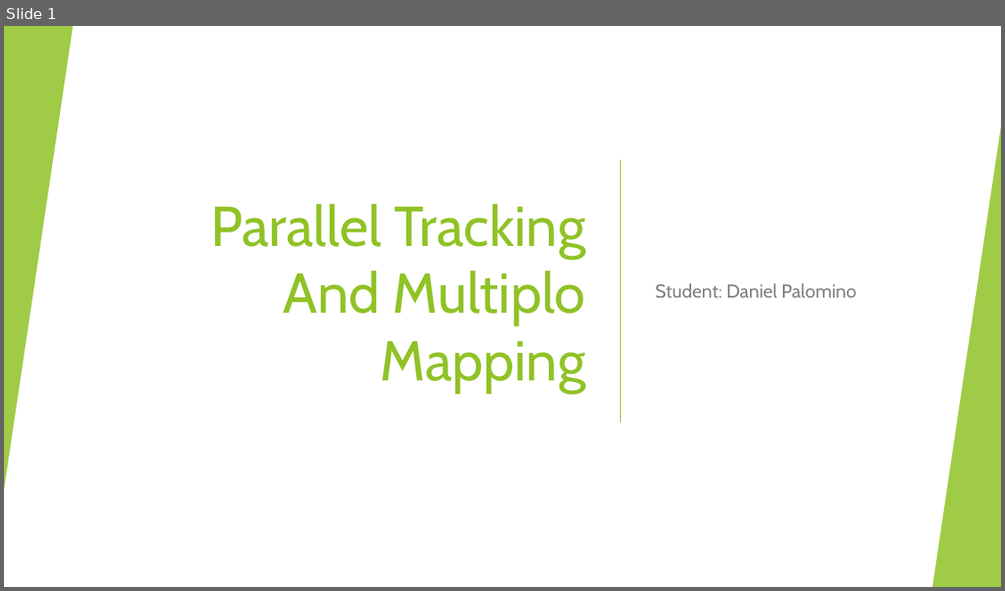
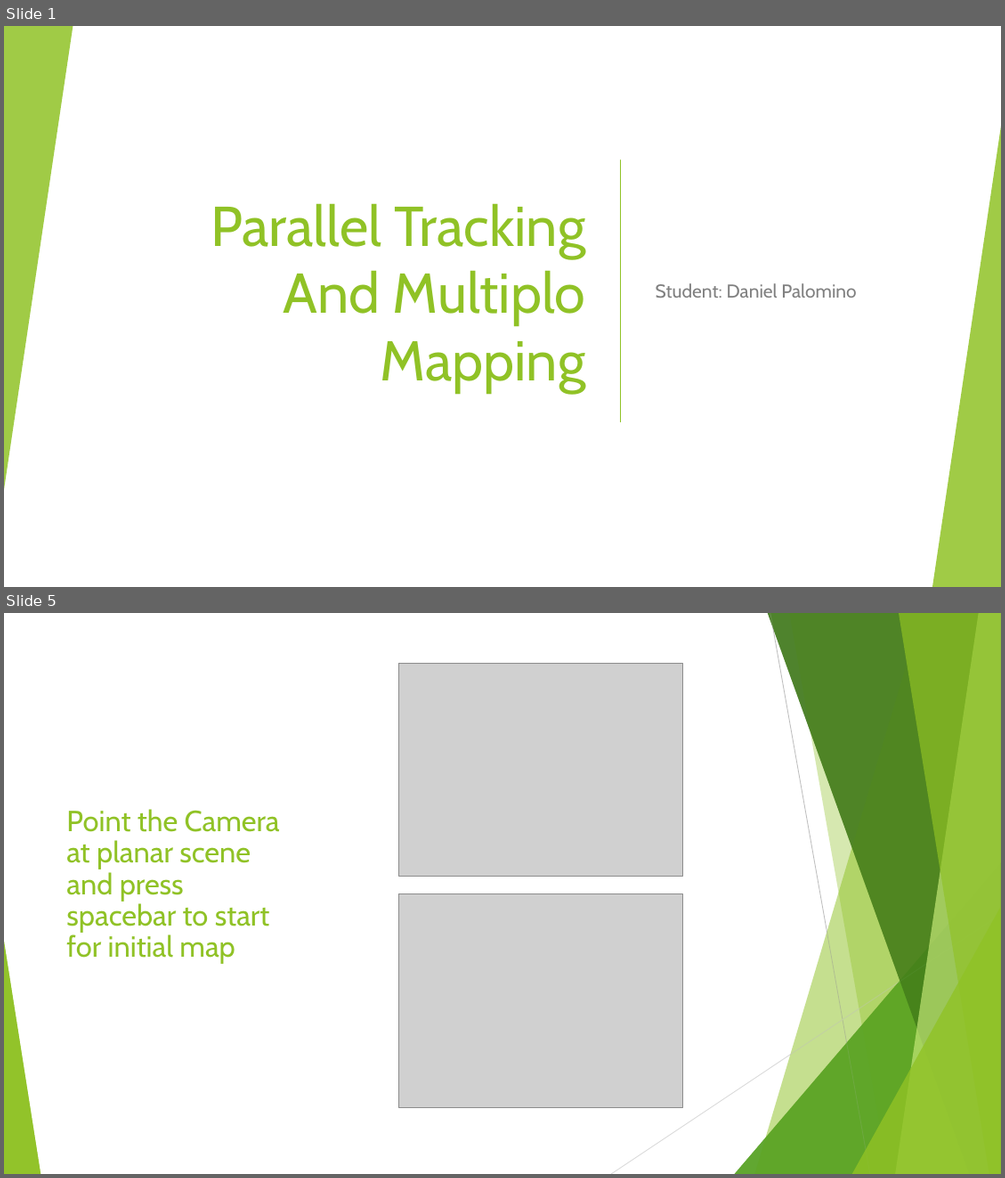
Before and after one commit to dpalominop/PTAM, a slide deck: presentation.pptx. Shown one above the other, each under a label of ours: slide 1 before the commit, slides 1 and 5 after it; the slides between them are not shown. The pictures are 1005x591 and 1005x1178 pixels, drawn with LibreOffice and Linux fonts; fonts in the diff are those of the drawing; grey boxes stand for pictures. Boxes give left, top, right and bottom in pixels: in the first picture for what was removed or moved away, otherwise in the second. Text is boxed around its words. In the diff, an @@ line names an element or a change of style, - is before the commit and + after.

```diff
--- a/presentation.pptx
+++ b/presentation.pptx
@@ slide 5 added at <box>4,613,1001,1174</box>, background #FFFFFF; not listed: 7 template elements that a slide beside it also shows @@
@@ picture added at <box>399,663,682,876</box> @@
@@ title added at <box>66,809,280,964</box>, 28 pt, text #90C226 @@
+Point the Camera at planar scene and press spacebar to start for initial map
@@ picture added at <box>399,894,682,1107</box> @@
@@ triangle added at <box>4,941,40,1174</box>, fill #90C226 at 85% opacity @@
@@ group added at <box>4,613,1001,1174</box>: 5 freeform shapes, 3 triangles, 2 lines @@
```
Also in this commit, not shown: 7 other slides added, 1 slide removed, 1 other file.
